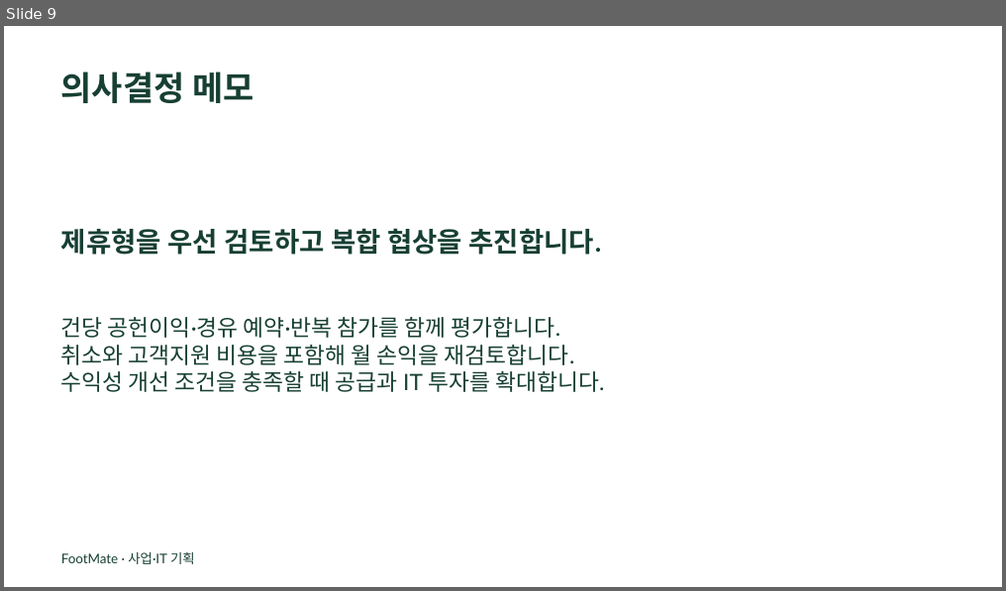
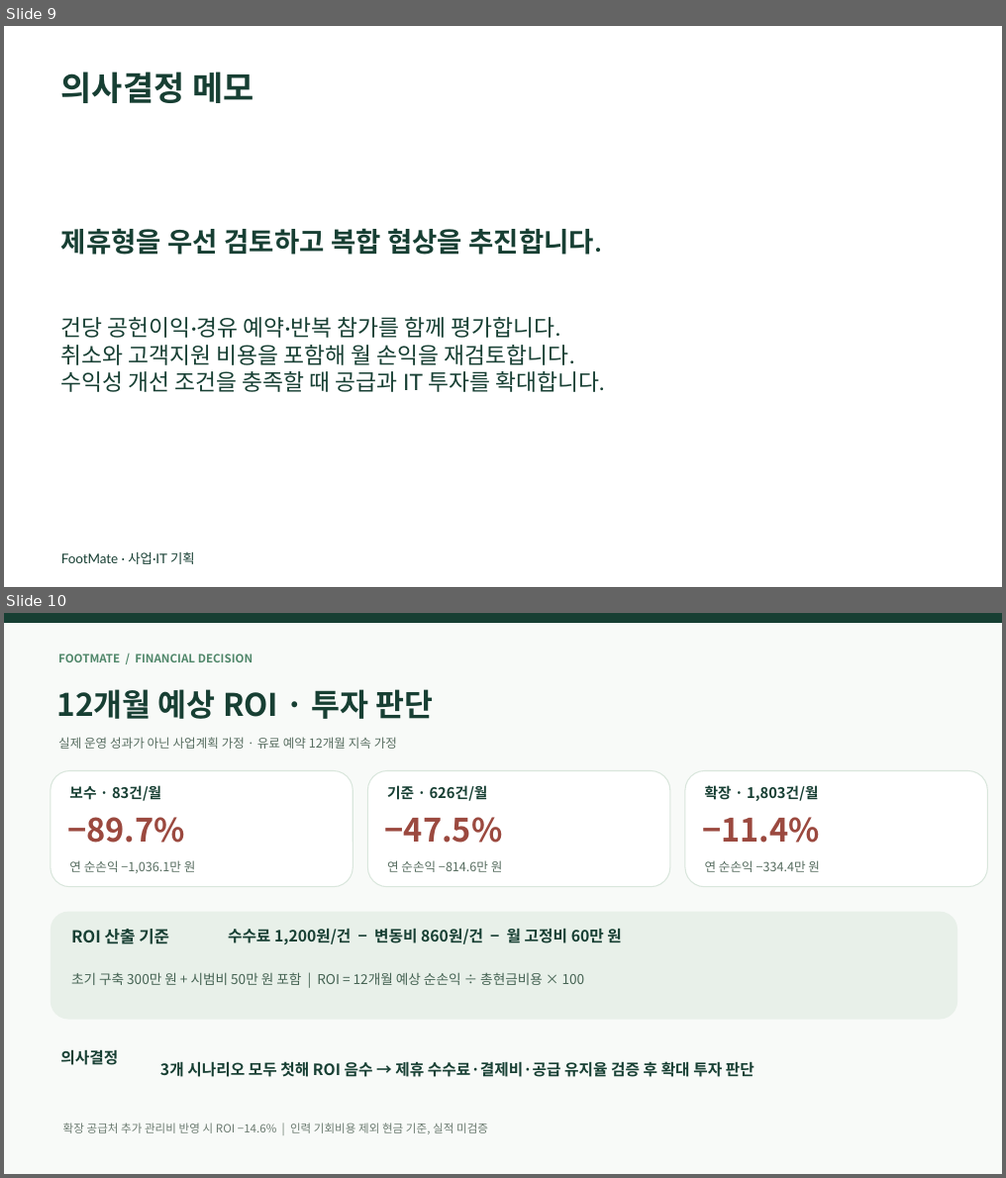
Before and after one commit to dohyunkimmm/footmate, a slide deck: src/case-study/downloads/footmate_report.pptx. Shown one above the other, each under a label of ours: slide 9 before the commit, slides 9 and 10 after it. The pictures are 1006x591 and 1006x1178 pixels, drawn with LibreOffice and Linux fonts; fonts in the diff are those of the drawing. Boxes give left, top, right and bottom in pixels: in the first picture for what was removed or moved away, otherwise in the second. Text is boxed around its words. In the diff, an @@ line names an element or a change of style, - is before the commit and + after.

Commit message:
Add projected ROI to FootMate case study and presentation
* Add projected 12-month ROI scenarios to profitability section

* Align ROI presentation preview metadata and QA with 10-slide report

* Align ROI presentation preview metadata and QA with 10-slide report

* Align ROI presentation preview metadata and QA with 10-slide report

* Prepare temporary ROI slide generation for presentation update

* Add reproducible PowerPoint ROI slide and web preview generator

* Use existing presentation layout for ROI slide

* Append 12-month ROI slide to presentation and web preview

* Remove temporary slide-generation workflow after updating PPTX

* Keep ROI PR scoped to Case Study and presentation assets

* Update PPT preview test expectations for 10 slides

* Assert 10-slide PowerPoint content in archive QA

* Keep ROI presentation text within Case Study concise-copy QA

* Account for added ROI table in Case Study QA

---------

```diff
--- a/src/case-study/downloads/footmate_report.pptx
+++ b/src/case-study/downloads/footmate_report.pptx
@@ slide 10 added at bbox=[4, 613, 1002, 1174], background #FFFFFF @@
@@ rectangle added at bbox=[4, 613, 1002, 1174], fill #F8FAF8 @@
@@ rectangle added at bbox=[4, 613, 1002, 623], fill #173F33 @@
@@ text added at bbox=[58, 654, 252, 663], 11 pt, text #50876A, bold @@
+FOOTMATE / FINANCIAL DECISION
@@ text added at bbox=[57, 689, 433, 719], 30 pt, text #173F33, bold @@
+12개월 예상 ROI · 투자 판단
@@ text added at bbox=[58, 737, 397, 749], 12 pt, text #576D60 @@
+실제 운영 성과가 아닌 사업계획 가정 · 유료 예약 12개월 지속 가정
@@ rounded rectangle added at bbox=[51, 771, 352, 887], fill #FFFFFF, outline #D9E6DC 1 pt @@
@@ text added at bbox=[69, 785, 161, 801], 14 pt, text #173F33, bold @@
+보수 · 83건/월
@@ rounded rectangle added at bbox=[368, 771, 670, 887], fill #FFFFFF, outline #D9E6DC 1 pt @@
@@ text added at bbox=[387, 785, 488, 801], 14 pt, text #173F33, bold @@
+기준 · 626건/월
@@ rounded rectangle added at bbox=[685, 771, 988, 887], fill #FFFFFF, outline #D9E6DC 1 pt @@
@@ text added at bbox=[705, 785, 818, 801], 14 pt, text #173F33, bold @@
+확장 · 1,803건/월
@@ text added at bbox=[67, 817, 185, 843], 31 pt, text #9B493F, bold @@
+−89.7%
@@ text added at bbox=[385, 817, 503, 843], 31 pt, text #9B493F, bold @@
+−47.5%
@@ text added at bbox=[702, 817, 820, 843], 31 pt, text #9B493F, bold @@
+−11.4%
@@ text added at bbox=[69, 861, 196, 873], 12 pt, text #576D60 @@
+연 순손익 −1,036.1만 원
@@ text added at bbox=[387, 861, 503, 872], 12 pt, text #576D60 @@
+연 순손익 −814.6만 원
@@ text added at bbox=[705, 861, 820, 872], 12 pt, text #576D60 @@
+연 순손익 −334.4만 원
@@ rounded rectangle added at bbox=[51, 912, 957, 1020], fill #E8F0E9 @@
@@ text added at bbox=[71, 929, 169, 945], 16 pt, text #173F33, bold @@
+ROI 산출 기준
@@ text added at bbox=[228, 927, 621, 948], 15 pt, text #173F33, bold @@
+수수료 1,200원/건 − 변동비 860원/건 − 월 고정비 60만 원
@@ text added at bbox=[71, 972, 585, 985], 13 pt, text #456353 @@
+초기 구축 300만 원 + 시범비 50만 원 포함 | ROI = 12개월 예상 순손익 ÷ 총현금비용 × 100
@@ text added at bbox=[60, 1050, 118, 1065], 15 pt, text #173F33, bold @@
+의사결정
@@ text added at bbox=[160, 1061, 754, 1077], 15 pt, text #173F33, bold @@
+3개 시나리오 모두 첫해 ROI 음수 → 제휴 수수료·결제비·공급 유지율 검증 후 확대 투자 판단
@@ text added at bbox=[63, 1123, 488, 1135], 11 pt, text #6B7B70 @@
+확장 공급처 추가 관리비 반영 시 ROI −14.6% | 인력 기회비용 제외 현금 기준, 실적 미검증
```
Also in this commit, not shown: 4 other files.
